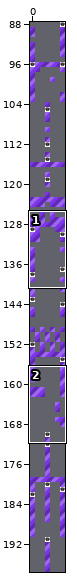
An edit to a level. Tiled map, LudumDare/resources/maps/indigolevel.tmx. Above, an overview of the earlier version with the close-up marked.
Close-up. Before the edit:
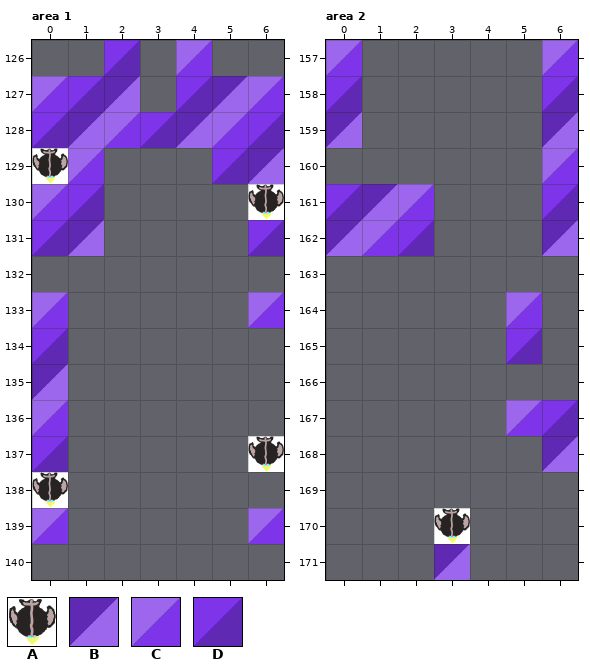
Cells are 64x64 px. Shown: area 1 x 0..6, y 126..140; area 2 x 0..6, y 157..171.
Key: from "enemytileset": A 0 "bird"; from "rainbowTileSet": B 5, C 12, D 19.
_ is an empty cell, # one hidden under a higher layer.
Layers that did not change in this view are not listed.
Layer "Tile Layer 1" before, area 2, first column x 0:
157 C_____C
158 D_____D
159 B_____B
160 ______C
161 DBC___D
162 BCD___B
163 _______
164 _____C_
165 _____D_
166 _______
167 _____CD
168 ______B
169 _______
170 ___#___
171 ___B___
Now the later version:
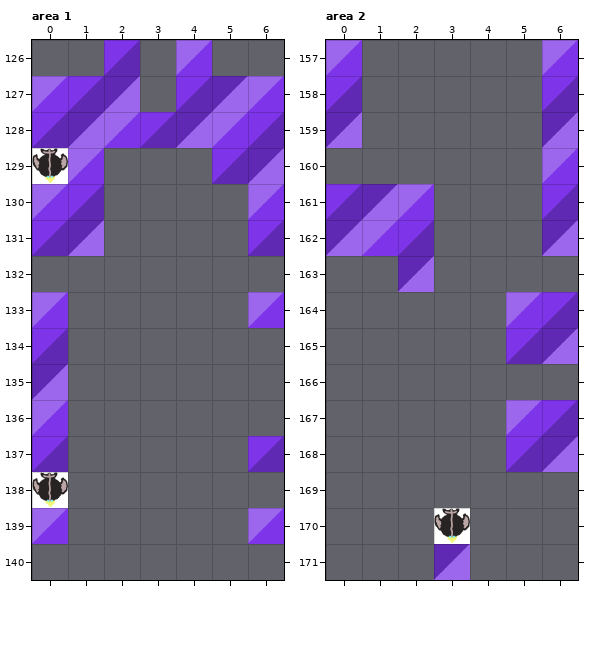
Change:
Changed rows in their new state; . is an unchanged cell.
Layer "Tile Layer 2", area 1:
first column x 6:
130 _
first column x 6:
137 _
Layer "Tile Layer 1", area 2:
first column x 2:
163 B....
164 ....D
165 ....B
168 ...D.
Where, in picture pixels (left, top, right, bottom), the same in both close-ups:
removed: (248, 184, 284, 220)
removed: (248, 436, 284, 472)
added: (398, 256, 434, 292)
added: (542, 292, 578, 364)
added: (506, 436, 542, 472)
